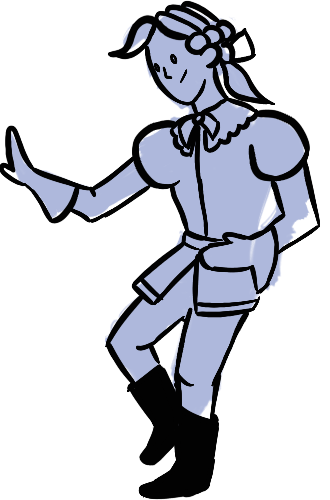
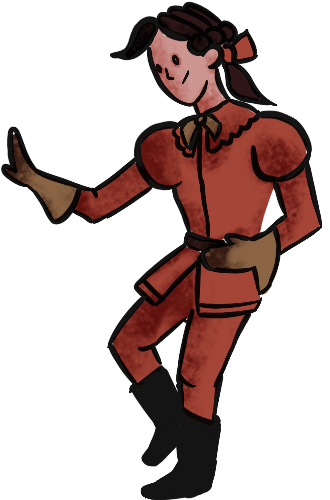
Layered file, before and after one edit (330 × 500). Changes by layer:
painted on "Capa pegada" over (x1=0, y1=0, x2=322, y2=500)
